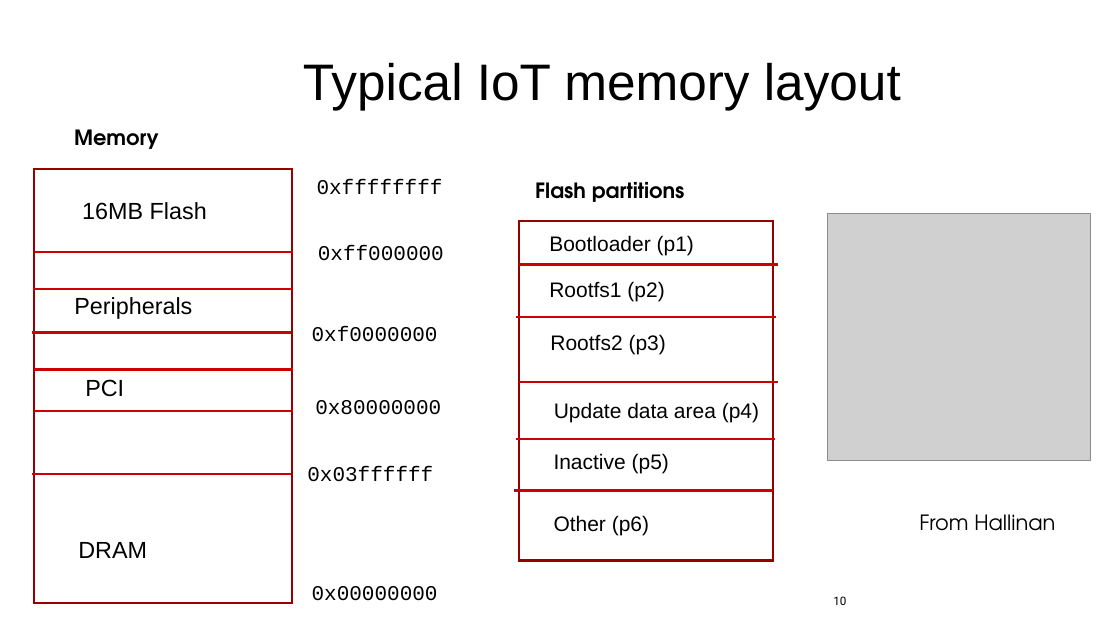
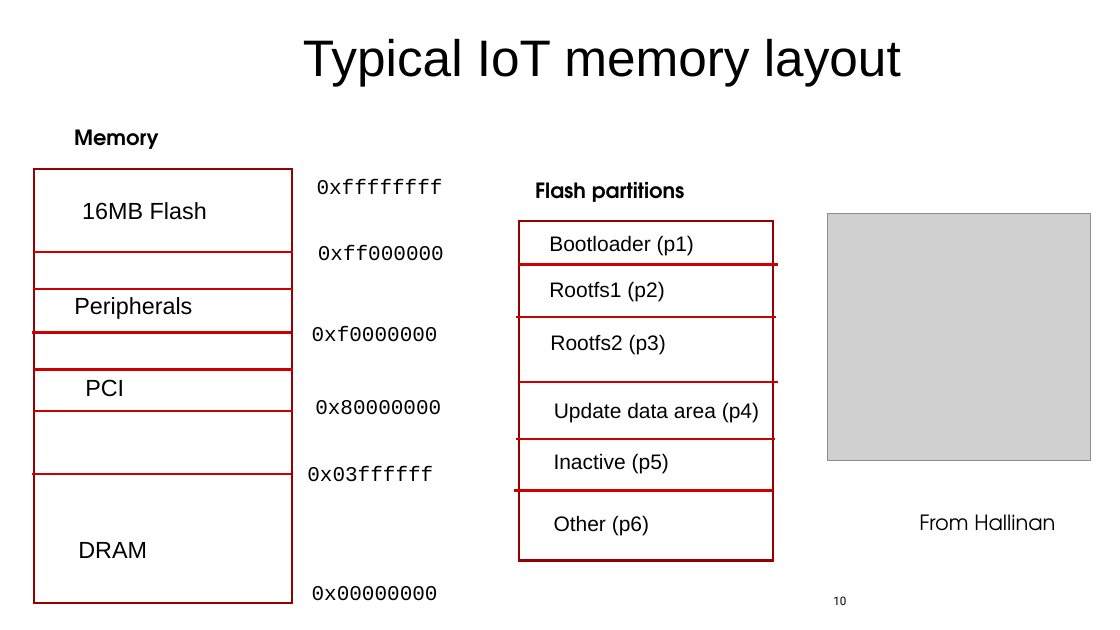
Before and after one commit to jlmucb/class_notes, a slide deck: slide 10 of IoT/pptx/IoTSoftwareNetworking.pptx. Drawn at 1120x630 pixels with LibreOffice and Linux fonts; fonts in the diff are those of the drawing; grey boxes stand for pictures. Boxes give left, top, right and bottom in pixels: in the first picture for what was removed or moved away, otherwise in the second. Text is boxed around its words. In the diff, an @@ line names an element or a change of style, - is before the commit and + after.

```diff
--- a/IoT/pptx/IoTSoftwareNetworking.pptx
+++ b/IoT/pptx/IoTSoftwareNetworking.pptx
@@ title "Typical IoT memory layout": place and size @@
-title "Typical IoT memory layout" at [303, 62, 901, 110]
+title "Typical IoT memory layout" at [303, 38, 901, 87]
```
Also in this commit, not shown: 17 other slides changed, 1 other file.
